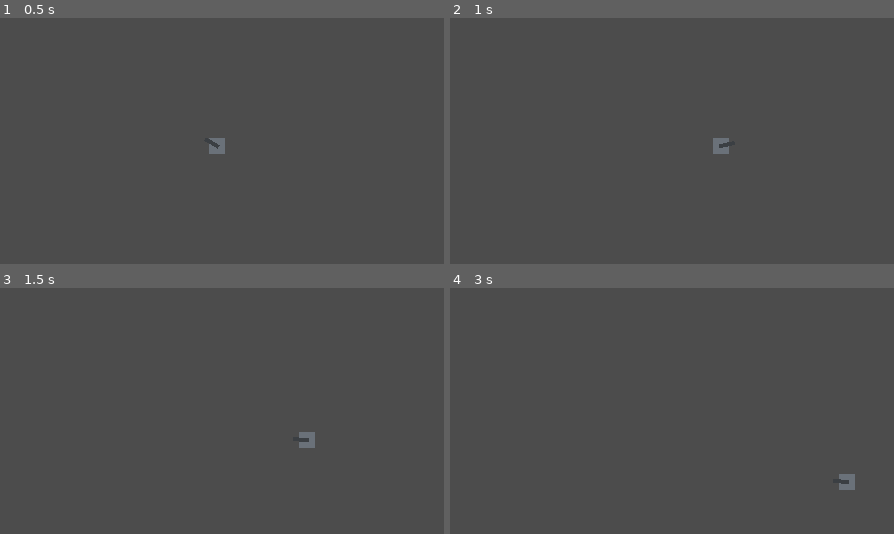
Above: before the commit, frames 1-4 (two rows, left to right).
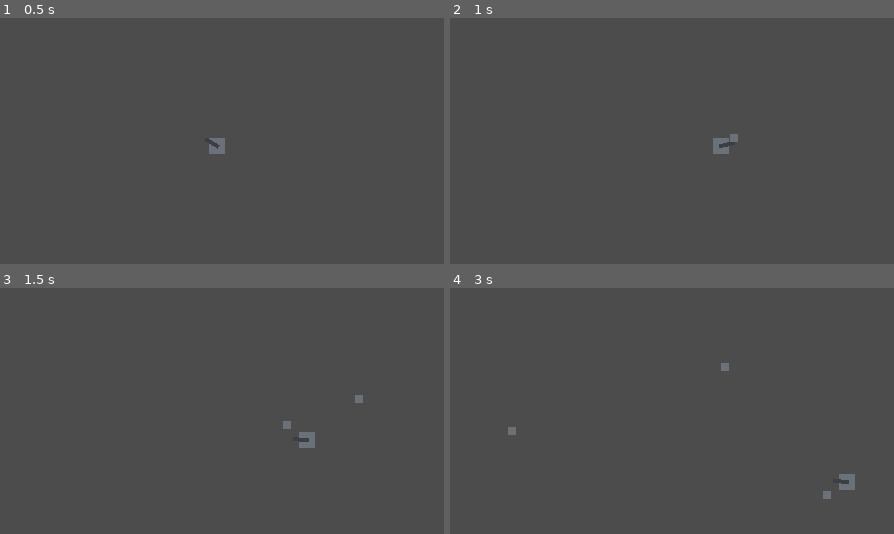
Above: after the commit, the same moments.

Repository: KrzysztofStaron/godot_prototypes
Game: Godot game, scene res://main.tscn
Two runs of this game, one before a commit and one after it. Both use one fixed random seed, a clock stepped at 60 frames per second and the inputs below.
Inputs (mouse positions are in pixels of both pictures, inside the frame that each line leads up to):
- Up to frame 1 (0.5 s): no input
- Up to frame 2 (1 s): tap Enter at 0.5 s; move the mouse to (778, 133) at 0.52 s; press the mouse at (778, 133) at 0.53 s; hold D (move_right) from 0.53 s (still down)
- Up to frame 3 (1.5 s): move the mouse to (137, 428) at 1.27 s; release D (move_right) at 1.28 s; release the mouse at (137, 428) at 1.28 s; hold S (move_down) from 1.28 s (still down); click (137, 428) at 1.35 s
- Up to frame 4 (3 s): move the mouse to (720, 359) at 2.02 s; release S (move_down) at 2.03 s; press the mouse at (720, 359) at 2.03 s; hold D (move_right) 2.03-2.78 s; move the mouse to (654, 467) at 2.77 s; release the mouse at (654, 467) at 2.78 s; hold W (move_up) from 2.78 s (still down); click (654, 467) at 2.85 s

Frame 1 is identical in both runs. In frame 2, less than 0.1% of the frame differs, in the area x 63-65%, y 47-51%; in frame 3, 0.1%; in frame 4, 0.2%, in the area x 13-86%, y 30-86%.

Commit message:
shooting

Diff:
--- /dev/null
+++ b/shooter/bullets/bullet.gd
@@ -0,0 +1,8 @@
+extends Node2D
+
+
+var speed := 150
+var angle : float
+
+func _process(delta: float) -> void:
+	set_position(position + Vector2(speed, 0).rotated(angle + get_rotation()) * delta)
--- /dev/null
+++ b/shooter/bullets/bullet.tscn
@@ -0,0 +1,18 @@
+[gd_scene load_steps=4 format=2]
+
+[ext_resource path="res://player/player.png" type="Texture" id=1]
+[ext_resource path="res://bullets/bullet.gd" type="Script" id=2]
+
+[sub_resource type="CircleShape2D" id=1]
+
+[node name="bullet" type="Node2D"]
+script = ExtResource( 2 )
+
+[node name="Sprite" type="Sprite" parent="."]
+scale = Vector2( 0.5, 0.5 )
+texture = ExtResource( 1 )
+
+[node name="Area2D" type="Area2D" parent="."]
+
+[node name="CollisionShape2D" type="CollisionShape2D" parent="Area2D"]
+shape = SubResource( 1 )
--- a/shooter/player/player.gd
+++ b/shooter/player/player.gd
@@ -1,6 +1,9 @@
 extends KinematicBody2D
 
 export var speed := 80
+export var bullet : PackedScene
+
+var canShoot := true
 
 onready var gun := $gun
 
@@ -11,3 +14,24 @@
 
 	var mouse_pos := get_local_mouse_position()
 	gun.rotation = atan2(mouse_pos.y, mouse_pos.x)
+
+func shoot():
+	canShoot = false
+	var new_bullet := bullet.instance()
+	new_bullet.set_position(get_position())
+	get_node("..").add_child(new_bullet)
+
+	var mouse_pos := get_local_mouse_position()
+	var angle := atan2(mouse_pos.y, mouse_pos.x)
+
+	new_bullet.angle = angle
+	print(angle)
+
+func _input(event: InputEvent) -> void:
+	if event.is_action_pressed("shoot"):
+		if canShoot:
+			shoot()
+
+
+func _on_shoot_timer_timeout() -> void:
+	canShoot = true
--- a/shooter/player/player.tscn
+++ b/shooter/player/player.tscn
@@ -1,7 +1,8 @@
-[gd_scene load_steps=4 format=2]
+[gd_scene load_steps=5 format=2]
 
 [ext_resource path="res://player/player.png" type="Texture" id=1]
 [ext_resource path="res://player/player.gd" type="Script" id=2]
+[ext_resource path="res://bullets/bullet.tscn" type="PackedScene" id=3]
 
 [sub_resource type="RectangleShape2D" id=1]
 
@@ -9,6 +10,7 @@
 position = Vector2( 217, 128 )
 script = ExtResource( 2 )
 speed = 120
+bullet = ExtResource( 3 )
 
 [node name="Sprite" type="Sprite" parent="."]
 texture = ExtResource( 1 )
@@ -18,7 +20,14 @@
 
 [node name="gun" type="Sprite" parent="."]
 self_modulate = Color( 0.552941, 0.552941, 0.552941, 1 )
+rotation = -1.5708
 scale = Vector2( 1, 0.25 )
 texture = ExtResource( 1 )
 centered = false
 offset = Vector2( -2, -8 )
+
+[node name="shoot_timer" type="Timer" parent="."]
+wait_time = 0.7
+autostart = true
+
+[connection signal="timeout" from="shoot_timer" to="." method="_on_shoot_timer_timeout"]
--- a/shooter/project.godot
+++ b/shooter/project.godot
@@ -10,7 +10,7 @@
 
 [application]
 
-config/name="schooter"
+config/name="shooter"
 run/main_scene="res://main.tscn"
 config/icon="res://icon.png"
 
@@ -47,6 +47,11 @@
 "events": [ Object(InputEventKey,"resource_local_to_scene":false,"resource_name":"","device":0,"alt":false,"shift":false,"control":false,"meta":false,"command":false,"pressed":false,"scancode":83,"physical_scancode":0,"unicode":0,"echo":false,"script":null)
  ]
 }
+shoot={
+"deadzone": 0.5,
+"events": [ Object(InputEventMouseButton,"resource_local_to_scene":false,"resource_name":"","device":0,"alt":false,"shift":false,"control":false,"meta":false,"command":false,"button_mask":0,"position":Vector2( 0, 0 ),"global_position":Vector2( 0, 0 ),"factor":1.0,"button_index":1,"pressed":false,"doubleclick":false,"script":null)
+ ]
+}
 
 [physics]
 
